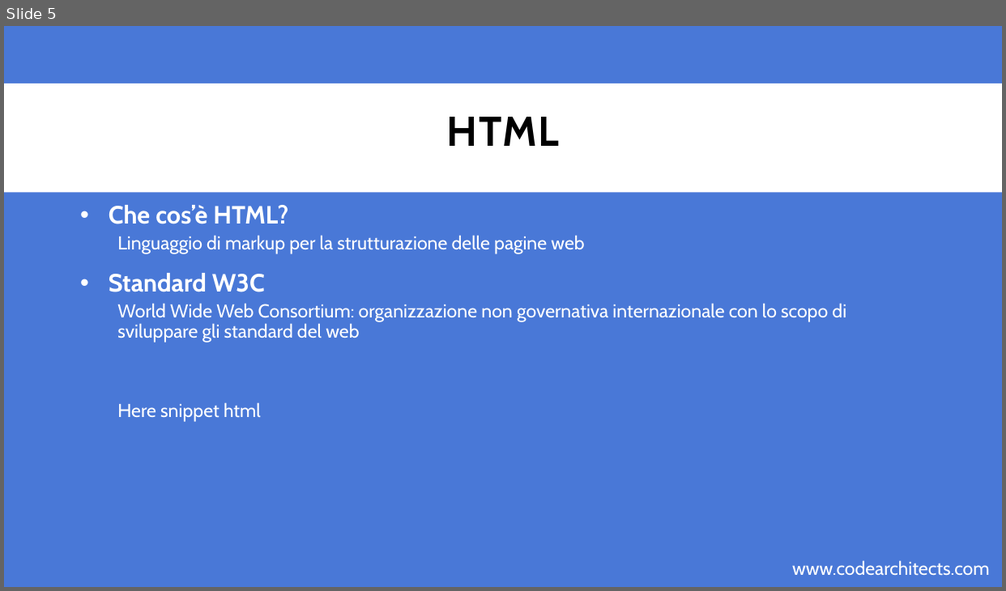
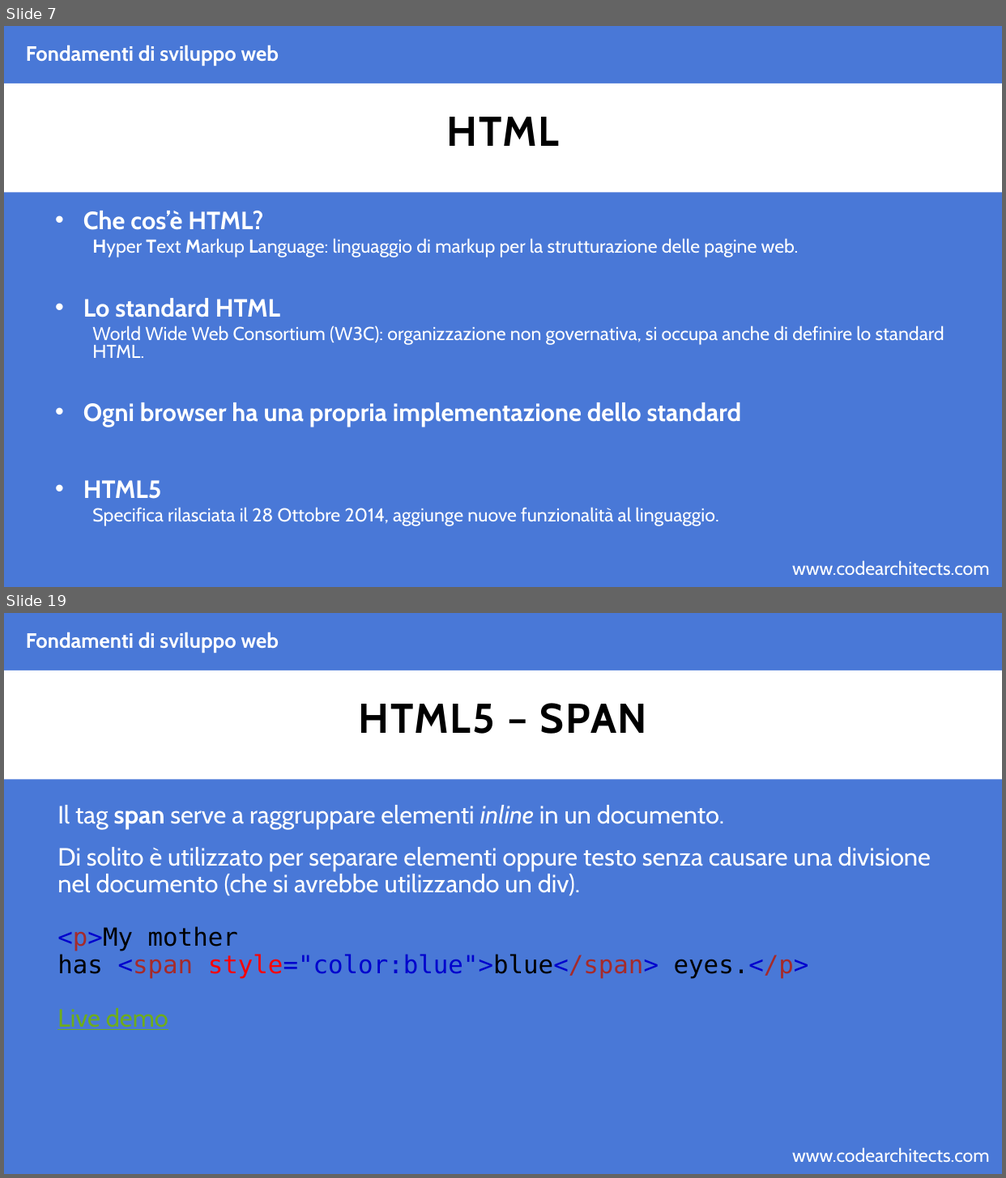
Before and after one commit to CodeArchitectsTraining/fondamenti-sviluppo-web-29052018, a slide deck: slides/html.pptx. Shown one above the other, each under a label of ours: slide 5 before the commit, slides 7 and 19 after it; the slides between them are not shown. The pictures are 1006x591 and 1006x1178 pixels, drawn with LibreOffice and Linux fonts; fonts in the diff are those of the drawing; background and template pictures are left out. Boxes give left, top, right and bottom in pixels: in the first picture for what was removed or moved away, otherwise in the second. Text is boxed around its words. In the diff, an @@ line names an element or a change of style, - is before the commit and + after.

Commit message:
adding html slides

```diff
--- a/slides/html.pptx
+++ b/slides/html.pptx
@@ slide 19 added at (4,613,1002,1174), background #4978D7; not listed: 2 template elements that a slide beside it also shows @@
@@ text added at (26,632,279,652), 20 pt, text #FFFFFF, bold @@
+Fondamenti di sviluppo web
@@ title added at (359,703,647,734), 40 pt, text #000000, bold @@
+HTML5 – SPAN
@@ text added at (57,805,931,1030), 24 pt, text #FFFFFF @@
+Il tag span serve a raggruppare elementi inline in un documento.
+Di solito è utilizzato per separare elementi oppure testo senza causare una divisione nel documento (che si avrebbe utilizzando un div).
+<p>My mother has <span style="color:blue">blue</span> eyes.</p>
+Live demo
@@ what was slide 5 is now slide 7 @@
@@ slide 7 changed as well @@
@@ text added at (26,45,279,65), 20 pt, text #FFFFFF, bold @@
+Fondamenti di sviluppo web
@@ text "Che cos’è HTML?": place and size @@
-text "Che cos’è HTML?" at (108,205,846,422)
+text "Che cos’è HTML?" at (83,211,944,527)
@@ text at (83,211,263,230): line spacing 0.9 to 0.8 @@
@@ text at (83,238,944,527): text changed @@
-  Linguaggio di markup per la strutturazione delle pagine web
-• Standard W3C
-  World Wide Web Consortium: organizzazione non governativa internazionale con lo scopo di sviluppare gli standard del web
-  Here snippet html
+  Hyper Text Markup Language: linguaggio di markup per la strutturazione delle pagine web.
+• Lo standard HTML
+  World Wide Web Consortium (W3C): organizzazione non governativa, si occupa anche di definire lo standard HTML.
+• Ogni browser ha una propria implementazione dello standard
+• HTML5
+  Specifica rilasciata il 28 Ottobre 2014, aggiunge nuove funzionalità al linguaggio.
```
Also in this commit, not shown: 3 other slides changed, 26 other slides added, 1 slide removed, 2 other files.
